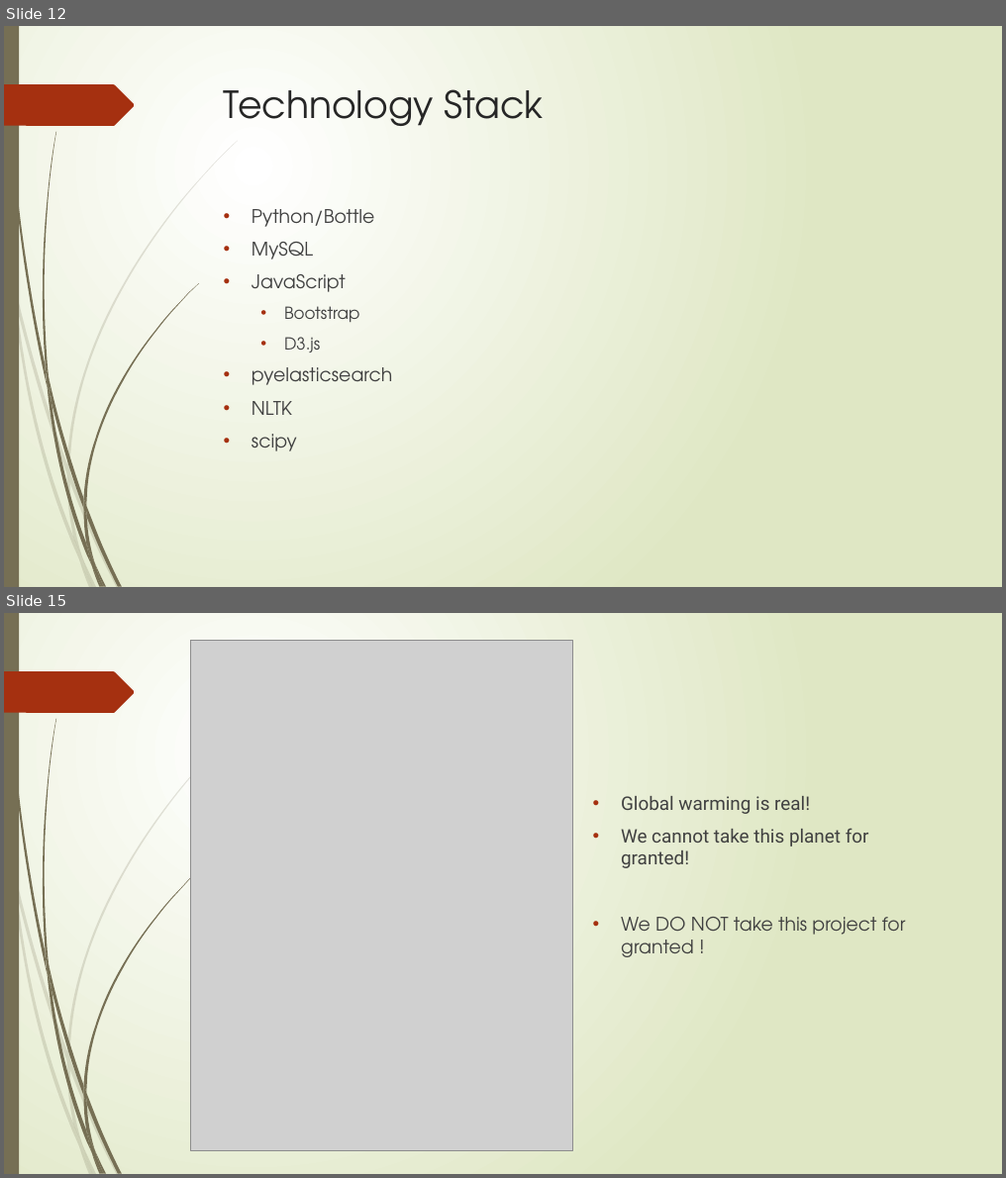
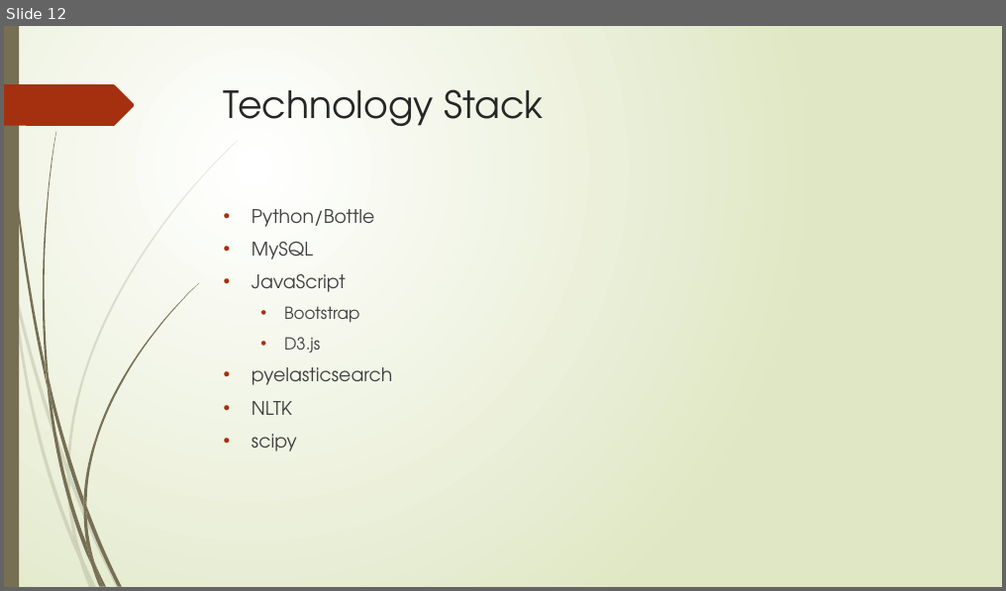
Before and after one commit to aartirao/JavaWithTheFlow, a slide deck: index/ppt/JavaWithTheFlow.pptx. Shown one above the other, each under a label of ours: slides 12 and 15 before the commit, slide 12 after it; the slides between them are not shown. The pictures are 1006x1178 and 1006x591 pixels, drawn with LibreOffice and Linux fonts; fonts in the diff are those of the drawing; grey boxes stand for pictures. Boxes give left, top, right and bottom in pixels: in the first picture for what was removed or moved away, otherwise in the second. Text is boxed around its words. In the diff, an @@ line names an element or a change of style, - is before the commit and + after.

```diff
--- a/index/ppt/JavaWithTheFlow.pptx
+++ b/index/ppt/JavaWithTheFlow.pptx
@@ slide 15 removed at (x1=4, y1=613, x2=1002, y2=1174), background gradient #FFFFFF to #DFE8C4; not listed: 24 template elements that a slide beside it also shows @@
@@ picture removed at (x1=190, y1=641, x2=573, y2=1152) @@
@@ text removed at (x1=621, y1=796, x2=906, y2=958) @@
-• Global warming is real!
-• We cannot take this planet for granted!
-• We DO NOT take this project for granted !
```
Also in this commit, not shown: 2 slides changed, 1 slide added, 2 other slides removed, 1 other file.
